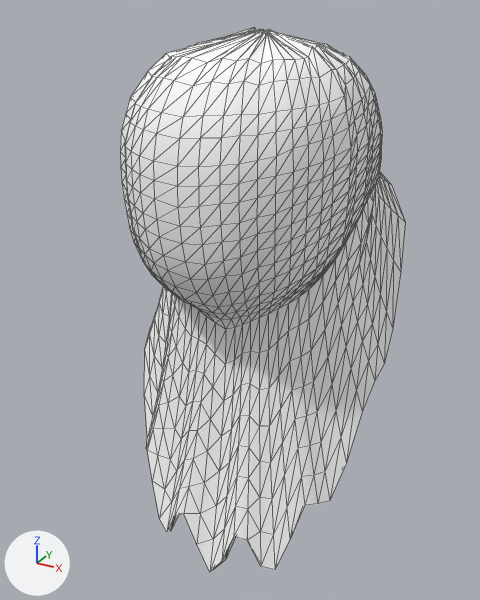
One commit to the glTF model game/data/models/characters/appearance/humains/female/hair_long_lod1.glb: the scene before it, then after it.
Before and after are seen from a camera (50 mm lens) standing at (0.224, -0.467, 1.791) and looking at (0.005, -0.067, 1.592). Arrows for +X, +Y and +Z are at lower left; the lights stay in place. The older version comes first. Mesh edges are drawn as thin lines. Where no turn or scale is listed for an object, it has been applied to the vertices. Vertices at exactly the same position are counted once.

Objects in the first picture: 'hair'.
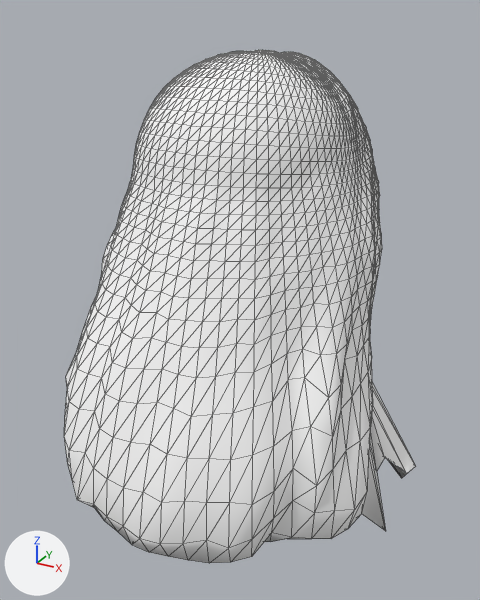
The change, as a list of edits to the scene's bpy script:
```text
Change me_hair:
    used by ob_hair; location = (0.0, 0.0, 0.0)
    remove me_hair.from_pydata(...)  # 1595 vertices, 2990 faces; spans x -0.104..0.104, y -0.14..0.055, z 1.358..1.779
    add me_hair.from_pydata(...)  # 2008 vertices, 3808 faces; spans x -0.143..0.147, y -0.215..0.054, z 1.437..1.765
    me_hair part 1: the loose piece of 1110 vertices spanning x -0.104..0.104, y -0.14..0.055, z 1.358..1.779 is rebuilt with 2008 vertices and now spans x -0.143..0.147, y -0.215..0.054, z 1.437..1.765
    me_hair part 2: the loose piece of 485 vertices spanning x -0.101..0.101, y -0.112..0.051, z 1.358..1.724 is deleted
```

Where the change shows, as pixel boxes [x1, y1, x2, y2] in the pictures (480 x 600 px):
'hair', reshaped (23% wider): before [120, 27, 405, 572]; after [64, 50, 416, 563]
part 1 of me_hair, rebuilt (23% wider): before [120, 27, 405, 572]; after [64, 50, 416, 563]
part 2 of me_hair, deleted (mostly hidden): before [169, 516, 235, 570]
